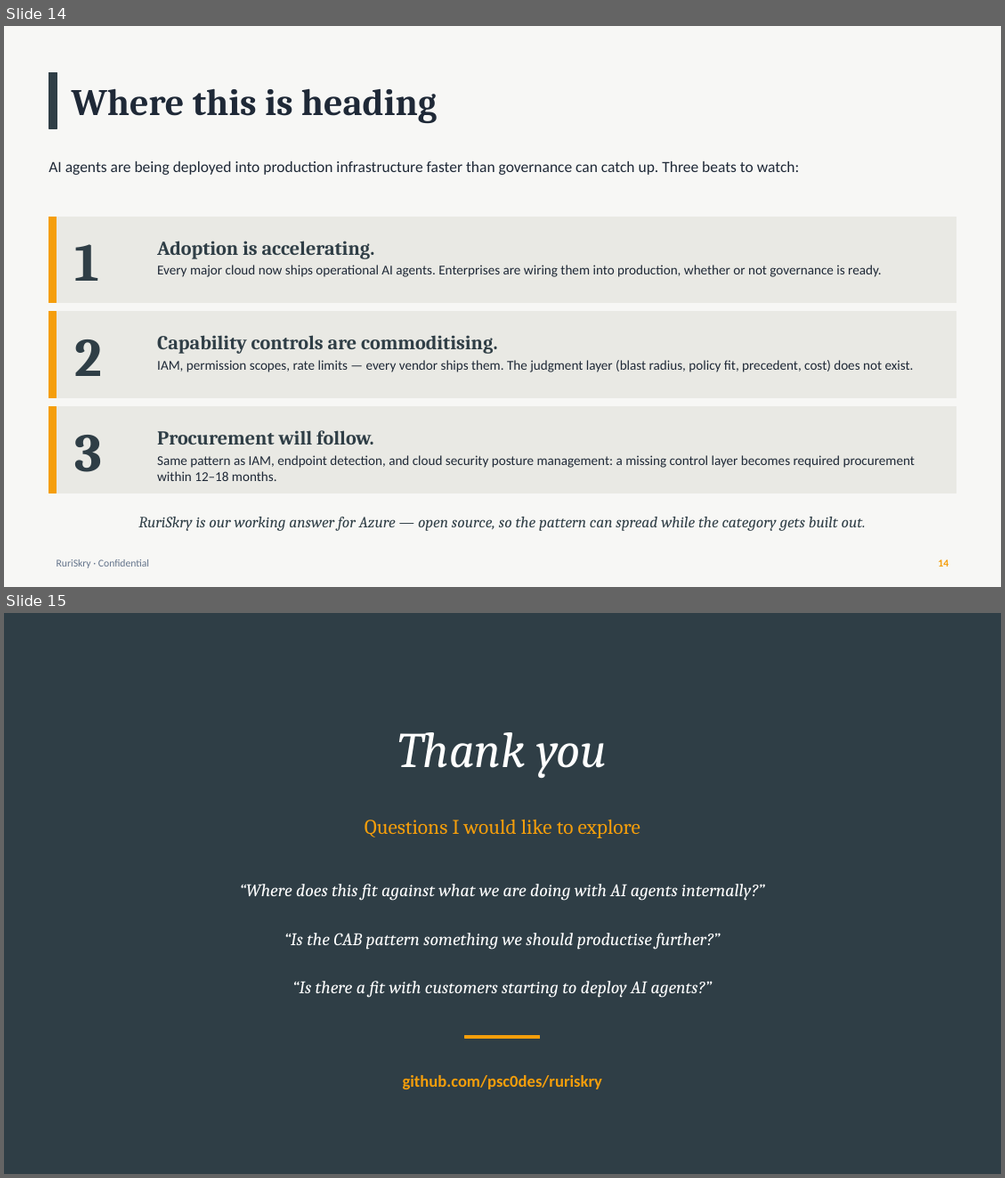
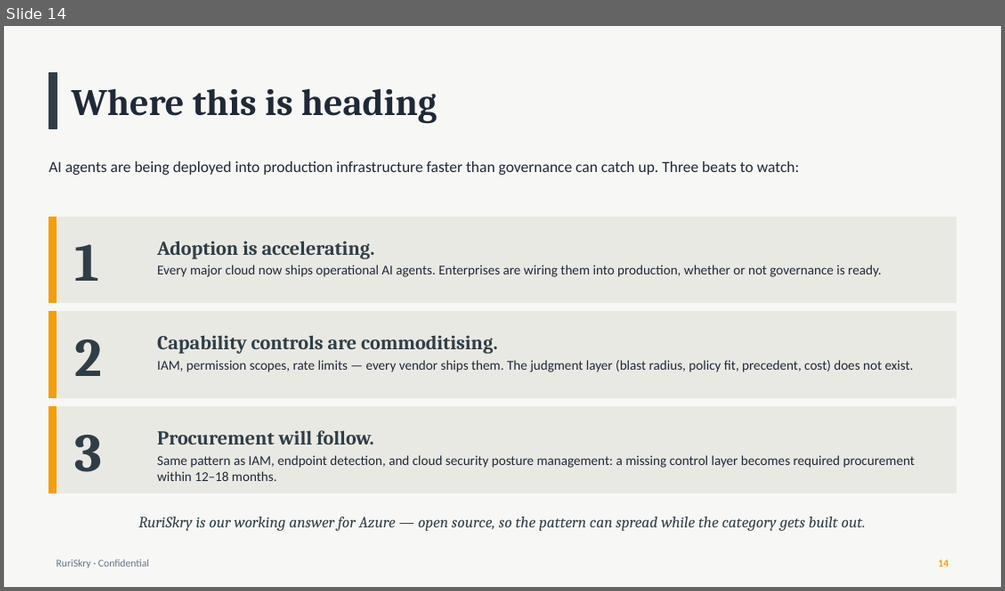
Before and after one commit to psc0des/sentinellayer, a slide deck: docs/RuriSkry-Exec-Deck.pptx. Shown one above the other, each under a label of ours: slides 14 and 15 before the commit, slide 14 after it. The pictures are 1005x1178 and 1005x591 pixels, drawn with LibreOffice and Linux fonts; fonts in the diff are those of the drawing. Boxes give left, top, right and bottom in pixels: in the first picture for what was removed or moved away, otherwise in the second. Text is boxed around its words. In the diff, an @@ line names an element or a change of style, - is before the commit and + after.

```diff
--- a/docs/RuriSkry-Exec-Deck.pptx
+++ b/docs/RuriSkry-Exec-Deck.pptx
@@ slide 15 removed at <box>4,613,1001,1174</box>, background #2F3E46 @@
@@ text removed at <box>397,732,607,779</box> @@
-Thank you
@@ text removed at <box>364,819,640,838</box> @@
-Questions I would like to explore
@@ text removed at <box>240,884,765,900</box> @@
-“Where does this fit against what we are doing with AI agents internally?”
@@ text removed at <box>284,933,720,949</box> @@
-“Is the CAB pattern something we should productise further?”
@@ text removed at <box>292,981,712,997</box> @@
-“Is there a fit with customers starting to deploy AI agents?”
@@ rectangle removed at <box>465,1036,540,1038</box> @@
@@ text removed at <box>403,1075,602,1089</box> @@
-github.com/psc0des/ruriskry
```
Also in this commit, not shown: 1 slide changed, 1 slide added, 1 other file.
